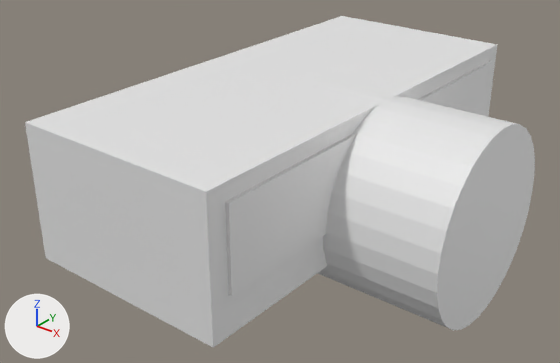
An edit to the Blender file .blender_models/drawers.blend, drawn before and after from the same camera.
Both versions are drawn from a camera (50 mm lens) standing at (4.73, -6.15, 3.55) and looking at (0.13, -0.39, -0.02). The lights are fixed; the arrows at lower left show +X, +Y and +Z. The older version comes first.

The scene before the commit, as lines of its bpy script (objects in view):
```python
me_cube = bpy.data.meshes.new('Cube')
me_cube.from_pydata(...)  # 27 vertices, 17 faces; spans x -1.0..1.0, y -1.0..1.0, z -1.0..1.0
me_cube.materials.append(mat_material)  # white #e7e7e7
me_cube_003 = bpy.data.meshes.new('Cube.003')
me_cube_003.from_pydata(...)  # 17 vertices, 12 faces; spans x -1.0..1.0, y -1.0..1.0, z -1.0..1.0
me_cube_003.materials.append(mat_material_003)  # white #e7e7e7
me_cylinder = bpy.data.meshes.new('Cylinder')
me_cylinder.from_pydata(...)  # a 32-sided cylinder along z spanning x -1.0..1.0, y -1.0..1.0, z -1.0..1.0
ob_cube = bpy.data.objects.new('Cube', me_cube)
ob_cube.location = (0.0, 0.0, 0.279)
ob_cube.scale = (1.12, 2.5, 0.71)
ob_cube_003 = bpy.data.objects.new('Cube.003', me_cube_003)
ob_cube_003.location = (0.2, 1.214, 0.401)
ob_cube_003.scale = (0.954, 1.12, 0.425)
ob_cylinder = bpy.data.objects.new('Cylinder', me_cylinder)
ob_cylinder.location = (1.311, 0.0, 0.0)
ob_cylinder.rotation_euler = (0.0, 1.571, 0.0)  # degrees (0, 90, 0)
# also in view: 'Cube.004' at (0.2, -1.18, 0.4)
```
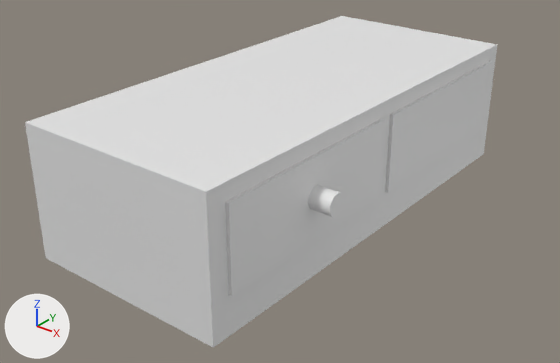
Commit message: Positioned the cylinder

What the commit changed:
Object 'Cylinder' (ob_cylinder) moves from (1.311, 0.0, 0.0) to (1.25, -1.175, 0.428).
Object 'Cylinder' (ob_cylinder) is rescaled from (1.0, 1.0, 1.0) to (0.113, 0.113, 0.14).

Changed parts and their boxes [x1, y1, x2, y2] in the pictures (560 x 363 px):
'Cylinder', moved, rescaled
    before: [312, 81, 535, 330]
    after: [308, 185, 345, 218]
'Cube.003', unchanged, uncovered by the edit
    before: [417, 61, 492, 116]
    after: [385, 61, 492, 193]
